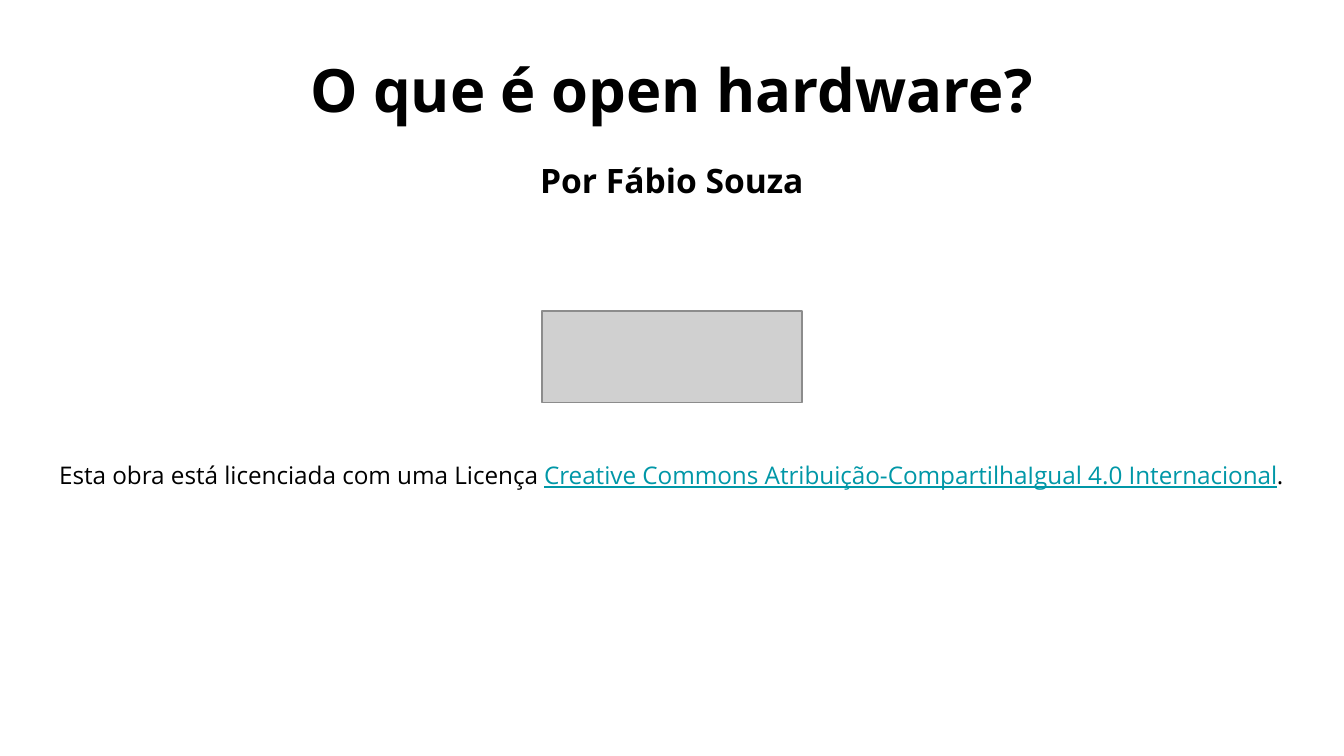
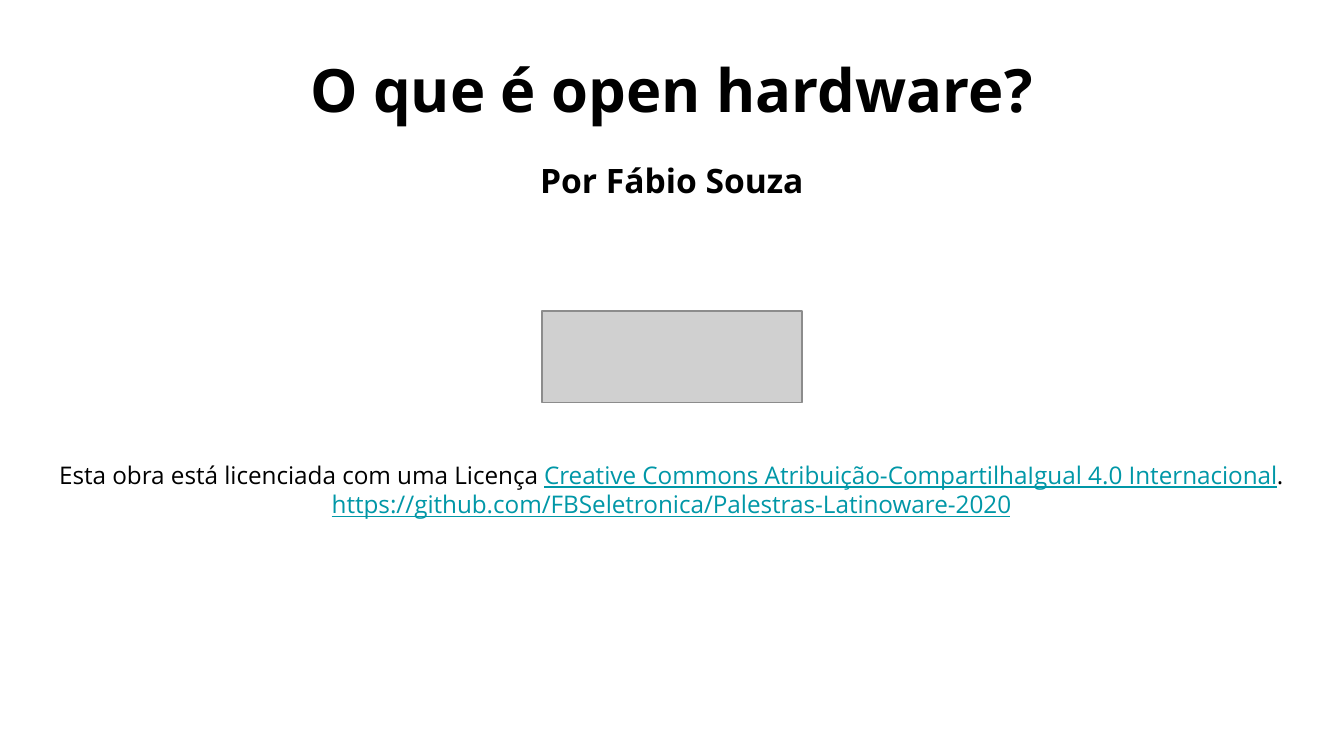
Before and after one commit to FBSeletronica/Palestras-Latinoware-2020, a slide deck: slide 2 of O que é open hardware .odp. Drawn at 1344x756 pixels with LibreOffice and Linux fonts; fonts in the diff are those of the drawing; grey boxes stand for pictures; background and template pictures are left out. Boxes give left, top, right and bottom in pixels: in the first picture for what was removed or moved away, otherwise in the second. Text is boxed around its words. In the diff, an @@ line names an element or a change of style, - is before the commit and + after.

```diff
--- a/O que é open hardware .odp
+++ b/O que é open hardware .odp
@@ text at <box>332,494,1011,519</box>: paragraph added @@
+https://github.com/FBSeletronica/Palestras-Latinoware-2020
```
Also in this commit, not shown: 2 slides added, 1 slide removed.
